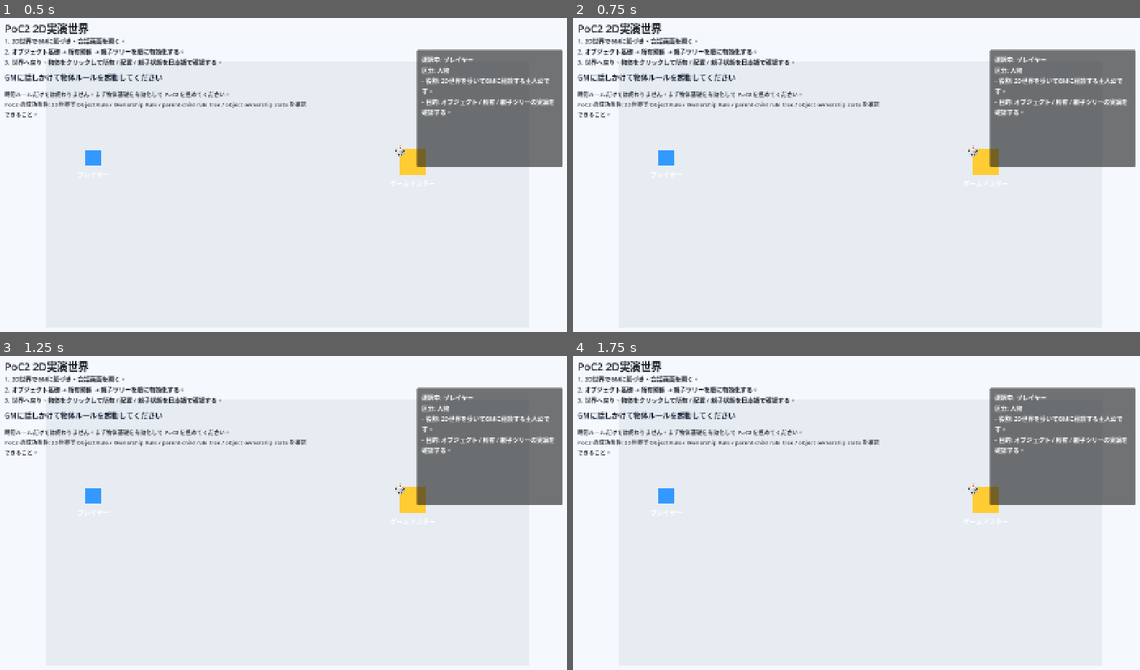
Above: before the commit, frames 1-4 (two rows, left to right).
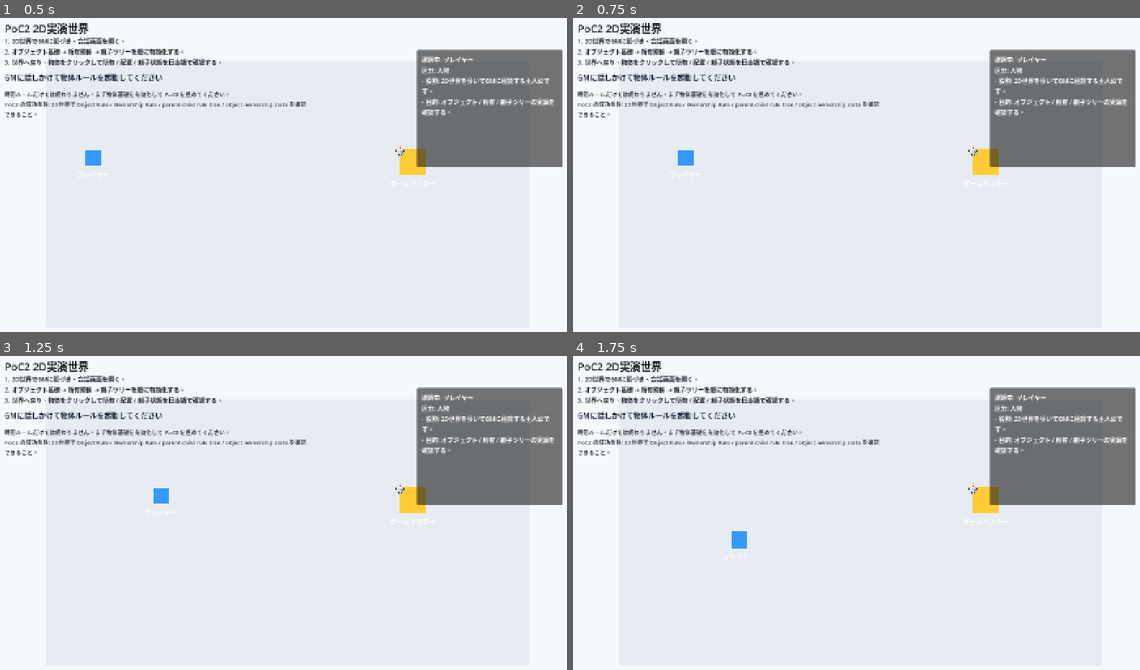
Above: after the commit, the same moments.

Repository: seeton/ai-world-rule-engine
Game: Godot game, scene res://scenes/Main.tscn
The game is run twice, just before and just after one commit, with the same random seed, the same clock (stepped at 60 frames per second) and the same inputs.
Inputs (mouse positions are in pixels of both pictures, inside the frame that each line leads up to):
- Up to frame 1 (0.5 s): no input
- Up to frame 2 (0.75 s): tap Enter (ui_accept) at 0.5 s; move the mouse to (986, 175) at 0.52 s; hold Right (ui_right) from 0.53 s (still down); tap E at 0.6 s; click (986, 175) at 0.67 s
- Up to frame 3 (1.25 s): keep holding Right (ui_right); tap Enter (ui_accept) at 0.77 s
- Up to frame 4 (1.75 s): move the mouse to (743, 550) at 1.27 s; release Right (ui_right) at 1.28 s; hold Down (ui_down) from 1.28 s (still down); tap E at 1.35 s; tap Enter (ui_accept) at 1.52 s

Frame 1 is identical in both runs. In frame 2, 0.3% of the frame differs, in the area x 15-22%, y 42-47%; in frame 3, 0.3%; in frame 4, 0.3%, in the area x 15-31%, y 42-62%.
Error before the commit: Parse Error: Could not preload resource script "res://scripts/core/SimulationRuntime.gd". (res://scripts/core/WorldState.gd:3)

Commit message:
fix: restore Godot boot after main merge for #48
Co-authored-by: Copilot <223556219+Copilot@users.noreply.github.com>

Diff:
--- a/godot-world/scenes/World2D.tscn
+++ b/godot-world/scenes/World2D.tscn
@@ -1,8 +1,8 @@
 [gd_scene load_steps=6 format=3]
 
 [ext_resource type="Script" path="res://scripts/game/world_2d_scene.gd" id="1_world"]
-[ext_resource type="Script" path="res://scripts/game/player_character.gd" id="2_player"]
-[ext_resource type="Script" path="res://scripts/game/game_master.gd" id="3_gm"]
+[ext_resource type="Script" path="res://scripts/game/player_character_2d.gd" id="2_player"]
+[ext_resource type="Script" path="res://scripts/game/game_master_2d.gd" id="3_gm"]
 
 [sub_resource type="RectangleShape2D" id="1_player_shape"]
 size = Vector2(40, 40)
--- a/godot-world/scenes/World3D.tscn
+++ b/godot-world/scenes/World3D.tscn
@@ -1,6 +1,8 @@
 [gd_scene load_steps=13 format=3]
 
 [ext_resource type="Script" path="res://scripts/game/world_3d_scene.gd" id="1_world"]
+[ext_resource type="Script" path="res://scripts/game/game_master.gd" id="2_player"]
+[ext_resource type="Script" path="res://scripts/game/player_character.gd" id="3_gm"]
 
 [sub_resource type="Environment" id="1_environment"]
 background_mode = 1
@@ -66,6 +68,7 @@
 
 [node name="Player" type="CharacterBody3D" parent="."]
 position = Vector3(0, 0.9, -3.2)
+script = ExtResource("2_player")
 
 [node name="CollisionShape3D" type="CollisionShape3D" parent="Player"]
 shape = SubResource("5_player_shape")
@@ -77,6 +80,7 @@
 [node name="GameMaster" type="Area3D" parent="."]
 position = Vector3(3.2, 1.1, 0.8)
 input_ray_pickable = true
+script = ExtResource("3_gm")
 
 [node name="CollisionShape3D" type="CollisionShape3D" parent="GameMaster"]
 shape = SubResource("8_gm_shape")
--- a/godot-world/scripts/core/SimulationRuntime.gd
+++ b/godot-world/scripts/core/SimulationRuntime.gd
@@ -3,6 +3,11 @@
 
 const DEFAULT_FIXED_STEP := 0.25
 const DEFAULT_LOCALE := "ja"
+const DEFAULT_THREE_D_CAMERA := {
+	"position": {"x": 6.6, "y": 6.0, "z": -7.4},
+	"look_at": {"x": 0.0, "y": 1.4, "z": 0.4},
+	"fov_degrees": 60.0
+}
 
 const TEXT := {
 		"ja": {
@@ -70,6 +75,7 @@
 var _world_state: Dictionary = {}
 var _template_index: Dictionary = {}
 var _clone_sequence: int = 0
+var _locale: String = DEFAULT_LOCALE
 
 
 func _init(rule_templates: Array = []) -> void:
@@ -778,94 +784,6 @@
 		if not (raw_action is Dictionary):
 			continue
 		var action: Dictionary = raw_action
-		if String(action.get("op", "")) != "upsert_entities":
-			continue
-		for raw_entity_patch in action.get("entities", []):
-			if not (raw_entity_patch is Dictionary):
-				continue
-			var entity_patch: Dictionary = raw_entity_patch
-			var entity_id := String(entity_patch.get("id", ""))
-			if entity_id.is_empty():
-				continue
-			var existing_entity: Dictionary = entities.get(entity_id, {})
-			var merged_entity := _merge_dictionaries(existing_entity, entity_patch)
-			entities[entity_id] = _normalize_entity(merged_entity)
-	_world_state["entities"] = entities
-
-
-func _refresh_rule_relationships() -> void:
-	var installed_rules: Dictionary = _world_state.get("installed_rules", {})
-	var rule_ids: Array = installed_rules.keys()
-	rule_ids.sort()
-
-	for rule_id in rule_ids:
-		var rule: Dictionary = installed_rules[rule_id]
-		var parent_resolution := _resolve_parent_rule_links(rule, installed_rules)
-		rule["resolved_parent_rule_ids"] = parent_resolution.get("resolved_parent_rule_ids", []).duplicate(true)
-		rule["resolved_parent_rule_links"] = parent_resolution.get("resolved_parent_rule_links", []).duplicate(true)
-		rule["missing_required_rule_kinds"] = parent_resolution.get("missing_required_rule_kinds", []).duplicate(true)
-		installed_rules[rule_id] = rule
-
-	_world_state["installed_rules"] = installed_rules
-
-
-func _initialize_rule_targets(rule: Dictionary) -> void:
-	if String(rule.get("scope", "entity")) == "world":
-		return
-
-	for required_kind_variant in required_rule_kinds:
-		var required_kind := String(required_kind_variant).strip_edges()
-		if required_kind.is_empty():
-			continue
-
-		var matching_rule_ids: Array = []
-		for installed_rule_id in installed_rule_ids:
-			var candidate_rule: Dictionary = installed_rules[installed_rule_id]
-			if String(candidate_rule.get("id", installed_rule_id)) == rule_id:
-				continue
-			if _rule_provides_kind(candidate_rule, required_kind):
-				matching_rule_ids.append(installed_rule_id)
-				if not resolved_parent_rule_ids.has(installed_rule_id):
-					resolved_parent_rule_ids.append(installed_rule_id)
-		matching_rule_ids.sort()
-		resolved_parent_rule_links.append({
-			"required_kind": required_kind,
-			"rule_ids": matching_rule_ids.duplicate(true)
-		})
-		if matching_rule_ids.is_empty():
-			missing_rule_kinds.append(required_kind)
-
-	resolved_parent_rule_ids.sort()
-	if not missing_rule_kinds.is_empty():
-		return {
-			"status": "error",
-			"message": "ルール '%s' には、導入済みの親ルール種別 [%s] が必要です。先に対応するルールを入れてください。" % [rule_id, ", ".join(missing_rule_kinds)],
-			"rule_id": rule_id,
-			"requires_rule_kinds": required_rule_kinds.duplicate(true),
-			"missing_required_rule_kinds": missing_rule_kinds.duplicate(true)
-		}
-
-	return {
-		"status": "resolved",
-		"resolved_parent_rule_ids": resolved_parent_rule_ids.duplicate(true),
-		"resolved_parent_rule_links": resolved_parent_rule_links.duplicate(true),
-		"missing_required_rule_kinds": []
-	}
-
-
-func _rule_provides_kind(rule: Dictionary, required_kind: String) -> bool:
-	for provided_kind_variant in rule.get("provides_rule_kinds", []):
-		if String(provided_kind_variant).strip_edges() == required_kind:
-			return true
-	return false
-
-
-func _apply_install_actions(rule: Dictionary) -> void:
-	var entities: Dictionary = _world_state.get("entities", {})
-	for raw_action in rule.get("install_actions", []):
-		if not (raw_action is Dictionary):
-			continue
-		var action: Dictionary = raw_action
 		match String(action.get("op", "")):
 			"upsert_entities":
 				for raw_entity_patch in action.get("entities", []):
@@ -900,6 +818,9 @@
 
 
 func _initialize_rule_targets(rule: Dictionary) -> void:
+	if String(rule.get("scope", "entity")) == "world":
+		return
+
 	var entities: Dictionary = _world_state.get("entities", {})
 	var entity_ids: Array = entities.keys()
 	entity_ids.sort()
